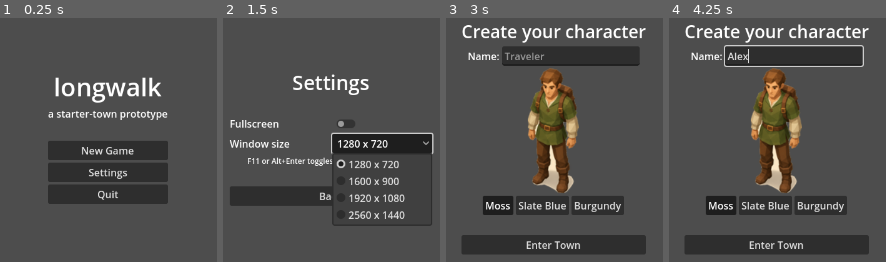
Above: before the commit, frames 1-4 (left to right).
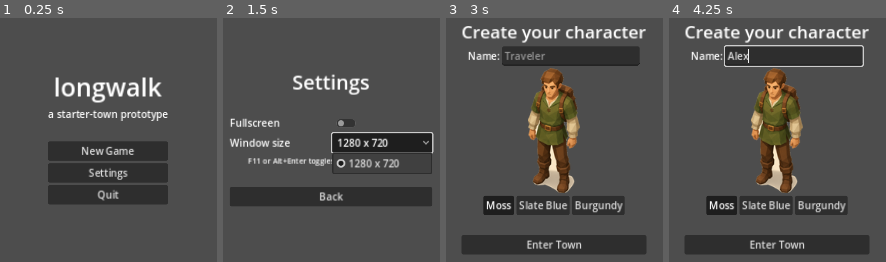
Above: after the commit, the same moments.

Repository: sentania-labs/longwalk
Game: Godot game, scene res://scenes/title_screen.tscn
Same seed, same stepped clock (60 frames per second), same inputs: the game is played once before the commit and once after it.
Inputs (mouse positions are in pixels of both pictures, inside the frame that each line leads up to):
- Up to frame 1 (0.25 s): no input
- Up to frame 2 (1.5 s): click "Settings" at 0.5 s; click "1280 x 720" at 1.25 s
- Up to frame 3 (3 s): click "Back" at 2 s; click "New Game" at 2.75 s
- Up to frame 4 (4.25 s): click (794, 57) at 3.52 s; type "Alex" at 3.6 s

The runs differ from the first frame. In frame 1, 2.7% of the frame differs, in the area x 22-78%, y 24-75%; in frame 2, 6.2%, in the area x 3-98%, y 23-86%; in frame 3, 5.3%; in frame 4, 5.3%.

Commit message:
Clamp windowed resolutions and centering to the usable screen area
Addresses Codex's P2 review finding on #12. The usable desktop is smaller
than the physical display once the OS reserves space for a taskbar, so
choosing a preset at or above the monitor's resolution could center the
window to a negative coordinate and put the title bar out of reach. On a
1080p monitor the usable height is ~1040, so centering the 1920x1080 preset
gave y = (1040-1080)/2 = -20. The 2560x1440 preset was worse on any smaller
monitor.

- resolutions_fitting(usable_size) filters the presets to those that fit,
  and the settings screen now lists that instead of every preset. It never
  returns empty: a screen smaller than the smallest preset still gets one
  entry, since apply() clamps the window anyway and an empty picker just
  reads as broken.
- clamp_to_available() snaps windowed_resolution to the largest fitting
  preset, called before the first apply() so a settings file carried over
  from a larger monitor cannot size the first window off-screen either.
- centered_position(usable, size) clamps to the usable origin, so the
  window never lands above or left of the work area.
- apply() clamps the requested size to the usable area as a last resort.

Both geometry helpers are pure static functions of their inputs so they are
testable with no display server; the new checks pin the exact 1080p-plus-
taskbar case, an offset usable origin (a top menu bar or a second monitor),
and the too-small-screen fallback.

Verified under Xvfb at 1366x768 (only 1280x720 offered, a saved 2560x1440
clamps to it, window lands fully on screen) and at 1920x1080 (2560x1440
dropped, position never negative).

Diff:
--- a/src/render/display_settings.gd
+++ b/src/render/display_settings.gd
@@ -50,7 +50,60 @@
 	# responding to F11 mid-pause would be a confusing thing to debug then).
 	process_mode = Node.PROCESS_MODE_ALWAYS
 	load_settings()
+	# Before the first apply(), not only when the player opens the settings
+	# screen: a settings file carried over from a larger monitor would
+	# otherwise size the first window to something that does not fit.
+	clamp_to_available()
 	apply()
+
+
+# The screen area a window may actually occupy: the desktop minus whatever the
+# OS reserves (a taskbar, a dock, a menu bar). Smaller than the physical
+# resolution on essentially every real desktop, which is why the presets are
+# checked against this rather than against screen_get_size().
+func _usable_rect() -> Rect2i:
+	return DisplayServer.screen_get_usable_rect(DisplayServer.window_get_current_screen())
+
+
+# The presets that fit the current screen. Kept as a pure function of the
+# usable size so it is testable without a display server; available_resolutions()
+# supplies the real one.
+static func resolutions_fitting(usable_size: Vector2i) -> Array[Vector2i]:
+	var fitting: Array[Vector2i] = []
+	for resolution in RESOLUTIONS:
+		if resolution.x <= usable_size.x and resolution.y <= usable_size.y:
+			fitting.append(resolution)
+	# Never return nothing. On a screen smaller than the smallest preset the
+	# window is clamped by apply() regardless, and a picker with no entries at
+	# all would just read as broken.
+	if fitting.is_empty():
+		fitting.append(RESOLUTIONS[0])
+	return fitting
+
+
+# Where a window of `size` sits centered in `usable`, never starting above or
+# left of the usable area. The clamp is the point: on a 1080p monitor the
+# usable height is under 1080 once the taskbar is subtracted, so centering the
+# 1920x1080 preset there would otherwise yield a negative y and put the title
+# bar out of reach. Pure, for the same testability reason as above.
+static func centered_position(usable: Rect2i, size: Vector2i) -> Vector2i:
+	var centered := usable.position + (usable.size - size) / 2
+	return Vector2i(maxi(centered.x, usable.position.x), maxi(centered.y, usable.position.y))
+
+
+func available_resolutions() -> Array[Vector2i]:
+	if DisplayServer.get_name() == "headless":
+		return RESOLUTIONS
+	return resolutions_fitting(_usable_rect().size)
+
+
+# Snaps windowed_resolution to the largest preset this screen can show if the
+# current choice does not fit. available_resolutions() is ascending, so the
+# last entry is the largest.
+func clamp_to_available() -> void:
+	var available := available_resolutions()
+	if not windowed_resolution in available:
+		windowed_resolution = available[available.size() - 1]
 
 
 func _unhandled_input(event: InputEvent) -> void:
@@ -87,24 +140,24 @@
 		DisplayServer.window_set_mode(DisplayServer.WINDOW_MODE_FULLSCREEN)
 	else:
 		DisplayServer.window_set_mode(DisplayServer.WINDOW_MODE_WINDOWED)
-		DisplayServer.window_set_size(windowed_resolution)
-		_center_window()
+		var usable := _usable_rect()
+		# Final clamp, even though clamp_to_available() already snapped the
+		# choice to a fitting preset: it catches a screen too small for even
+		# the smallest preset. stretch/aspect="keep" letterboxes the result
+		# rather than distorting it, so a clamped, off-aspect window is a
+		# cosmetic cost, not a broken one.
+		var size := windowed_resolution.min(usable.size)
+		DisplayServer.window_set_size(size)
+		# Re-position after every resize: Godot keeps the previous top-left
+		# corner, so a window that grew would otherwise hang off the screen
+		# edge. Computed from `size` rather than read back via
+		# window_get_size(), because the resize above is a request to the
+		# window manager and not an immediate change; on X11 the read-back
+		# still reports the PREVIOUS size this soon, which lands the window
+		# off-center by half the delta.
+		DisplayServer.window_set_position(centered_position(usable, size))
 
 	changed.emit()
-
-
-# Re-centering matters when leaving fullscreen or growing the window: Godot
-# keeps the previous top-left corner, so a window that grew past the screen
-# edge would otherwise end up with its title bar off-screen.
-#
-# Centers on windowed_resolution rather than on window_get_size(): the resize
-# above is a request to the window manager, not an immediate change, so on X11
-# window_get_size() still reports the PREVIOUS size when read back this soon
-# and the window lands off-center by half the delta.
-func _center_window() -> void:
-	var screen := DisplayServer.window_get_current_screen()
-	var usable := DisplayServer.screen_get_usable_rect(screen)
-	DisplayServer.window_set_position(usable.position + (usable.size - windowed_resolution) / 2)
 
 
 func load_settings(path: String = CONFIG_PATH) -> void:
--- a/src/render/ui/settings_screen.gd
+++ b/src/render/ui/settings_screen.gd
@@ -14,6 +14,11 @@
 
 var _display_settings: Node
 
+# The presets this screen actually lists: those that fit the current screen,
+# not every preset DisplaySettings knows about. Cached rather than re-queried,
+# so the OptionButton item indices stay aligned with it.
+var _resolutions: Array[Vector2i] = []
+
 
 func _ready() -> void:
 	# get_node_or_null rather than the "DisplaySettings" autoload global
@@ -24,7 +29,8 @@
 	if _display_settings == null:
 		return
 
-	for resolution in _display_settings.RESOLUTIONS:
+	_resolutions = _display_settings.available_resolutions()
+	for resolution in _resolutions:
 		_resolution_option.add_item("%d x %d" % [resolution.x, resolution.y])
 
 	_display_settings.changed.connect(_sync_from_settings)
@@ -37,7 +43,7 @@
 func _sync_from_settings() -> void:
 	_fullscreen_check.set_pressed_no_signal(_display_settings.fullscreen)
 
-	var index: int = _display_settings.RESOLUTIONS.find(_display_settings.windowed_resolution)
+	var index := _resolutions.find(_display_settings.windowed_resolution)
 	if index >= 0:
 		_resolution_option.selected = index
 
@@ -55,7 +61,7 @@
 
 func _on_resolution_selected(index: int) -> void:
 	if _display_settings != null:
-		_display_settings.set_windowed_resolution(_display_settings.RESOLUTIONS[index])
+		_display_settings.set_windowed_resolution(_resolutions[index])
 
 
 func _on_back_pressed() -> void:
--- a/test/active_path/test_display_settings.gd
+++ b/test/active_path/test_display_settings.gd
@@ -32,6 +32,8 @@
 	failures += _check_round_trip()
 	failures += _check_rejects_unoffered_resolution()
 	failures += _check_resolutions_match_base_aspect()
+	failures += _check_resolutions_fitting()
+	failures += _check_centered_position()
 	failures += _check_fullscreen_action_bindings()
 	failures += _check_settings_screen_instantiates()
 
@@ -132,6 +134,64 @@
 	return failures
 
 
+# A preset larger than the usable desktop must not be offered. The usable area
+# is smaller than the monitor once a taskbar is subtracted, so on a 1080p
+# screen (usable ~1920x1040) the 1920x1080 preset does not actually fit, and
+# 2560x1440 is far worse.
+func _check_resolutions_fitting() -> int:
+	var failures := 0
+
+	var on_1080p := DisplaySettingsScript.resolutions_fitting(Vector2i(1920, 1040))
+	failures += _check(not Vector2i(1920, 1080) in on_1080p, "a 1080p screen with a taskbar is not offered the 1920x1080 preset")
+	failures += _check(not Vector2i(2560, 1440) in on_1080p, "a 1080p screen is not offered the 2560x1440 preset")
+	failures += _check(Vector2i(1600, 900) in on_1080p, "a 1080p screen is still offered 1600x900")
+	failures += _check(on_1080p[on_1080p.size() - 1] == Vector2i(1600, 900), "the largest fitting preset is last, so clamp_to_available() snaps to it")
+
+	var on_1440p := DisplaySettingsScript.resolutions_fitting(Vector2i(2560, 1400))
+	failures += _check(Vector2i(1920, 1080) in on_1440p, "a 1440p screen is offered 1920x1080")
+	failures += _check(not Vector2i(2560, 1440) in on_1440p, "a 1440p screen with a taskbar is not offered the exact-fit 2560x1440 preset")
+
+	var on_huge := DisplaySettingsScript.resolutions_fitting(Vector2i(3840, 2160))
+	failures += _check(on_huge.size() == DisplaySettingsScript.RESOLUTIONS.size(), "a 4K screen is offered every preset")
+
+	# A screen too small for even the smallest preset still needs a usable
+	# picker; apply() clamps the actual window size in that case.
+	var on_tiny := DisplaySettingsScript.resolutions_fitting(Vector2i(1024, 600))
+	failures += _check(on_tiny.size() == 1 and on_tiny[0] == DisplaySettingsScript.RESOLUTIONS[0],
+		"a screen smaller than every preset still gets one entry, not an empty picker")
+
+	return failures
+
+
+# The regression this pins: centering must never place the window above or left
+# of the usable area, or the title bar is unreachable and the player cannot
+# move the window to fix it.
+func _check_centered_position() -> int:
+	var failures := 0
+
+	var usable := Rect2i(Vector2i(0, 0), Vector2i(2560, 1440))
+	failures += _check(DisplaySettingsScript.centered_position(usable, Vector2i(1920, 1080)) == Vector2i(320, 180),
+		"a window smaller than the screen is centered")
+
+	# The exact case Codex flagged: 1920x1080 requested on a 1080p screen whose
+	# usable height is 1040 once the taskbar is gone. Naive centering gives
+	# y = (1040-1080)/2 = -20.
+	var taskbar := Rect2i(Vector2i(0, 0), Vector2i(1920, 1040))
+	var pos := DisplaySettingsScript.centered_position(taskbar, Vector2i(1920, 1080))
+	failures += _check(pos.y >= 0, "an oversized window is not positioned above the usable area (y=%d)" % pos.y)
+	failures += _check(pos.x >= 0, "an oversized window is not positioned left of the usable area (x=%d)" % pos.x)
+
+	# A non-zero usable origin (a top menu bar, or a second monitor placed to
+	# the right) must be honoured, not clamped to the desktop origin.
+	var offset := Rect2i(Vector2i(1920, 32), Vector2i(1920, 1048))
+	failures += _check(DisplaySettingsScript.centered_position(offset, Vector2i(2560, 1440)) == Vector2i(1920, 32),
+		"an oversized window on an offset screen clamps to that screen's origin, not to (0, 0)")
+	failures += _check(DisplaySettingsScript.centered_position(offset, Vector2i(1280, 720)) == Vector2i(2240, 196),
+		"a fitting window on an offset screen centers within that screen")
+
+	return failures
+
+
 # The shortcut is polled by name via InputEvent.is_action_pressed, which
 # returns false forever for an unregistered action rather than erroring. Both
 # bindings are asserted individually: dropping one would leave the other
